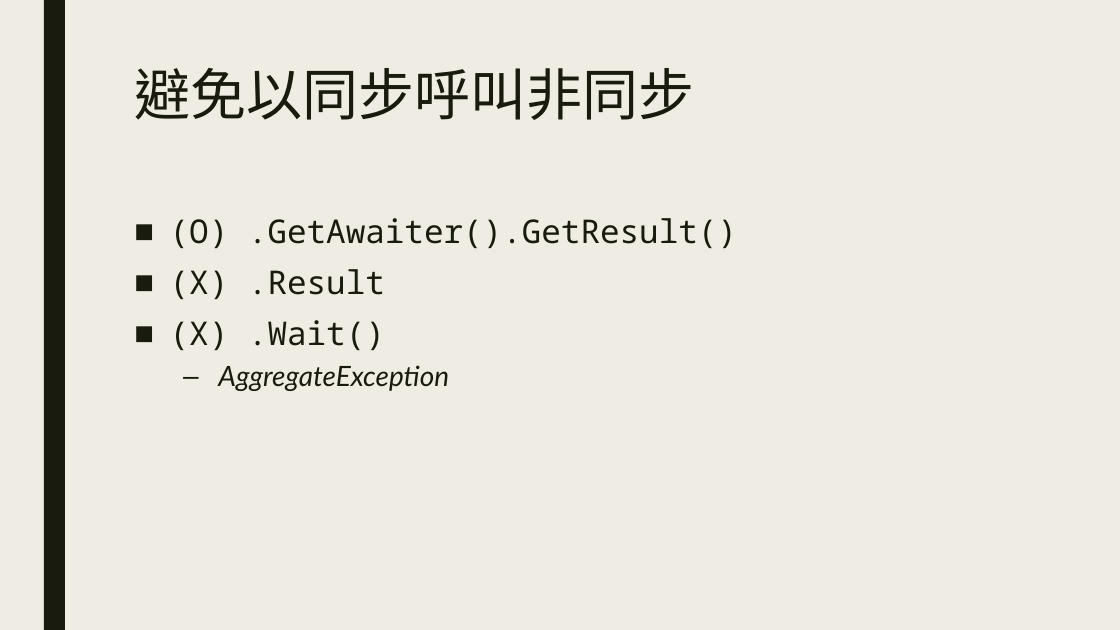
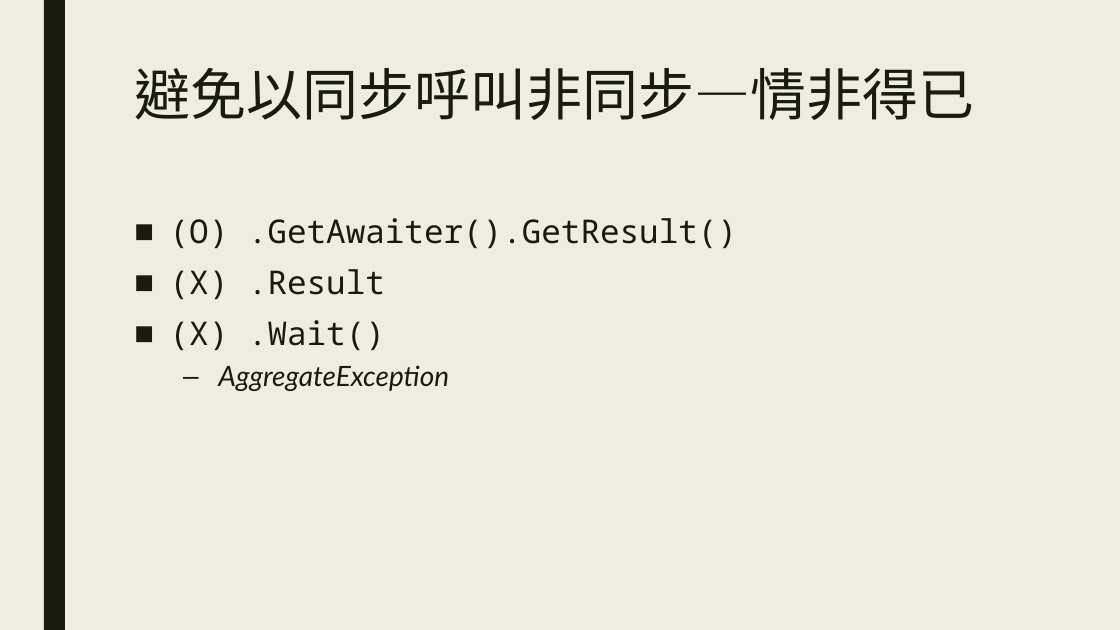
Before and after one commit to ryans610/.NET-Async-Basic, a slide deck: slide 28 of .NET非同步入門.pptx (slide 27 before the commit). Drawn at 1120x630 pixels with LibreOffice and Linux fonts; fonts in the diff are those of the drawing. Boxes give left, top, right and bottom in pixels: in the first picture for what was removed or moved away, otherwise in the second. Text is boxed around its words. In the diff, an @@ line names an element or a change of style, - is before the commit and + after.

```diff
--- a/.NET非同步入門.pptx
+++ b/.NET非同步入門.pptx
@@ title at (134, 68, 974, 120): text changed @@
-避免以同步呼叫非同步
+避免以同步呼叫非同步—情非得已
```
Also in this commit, not shown: 7 other slides changed, 2 slides added.
